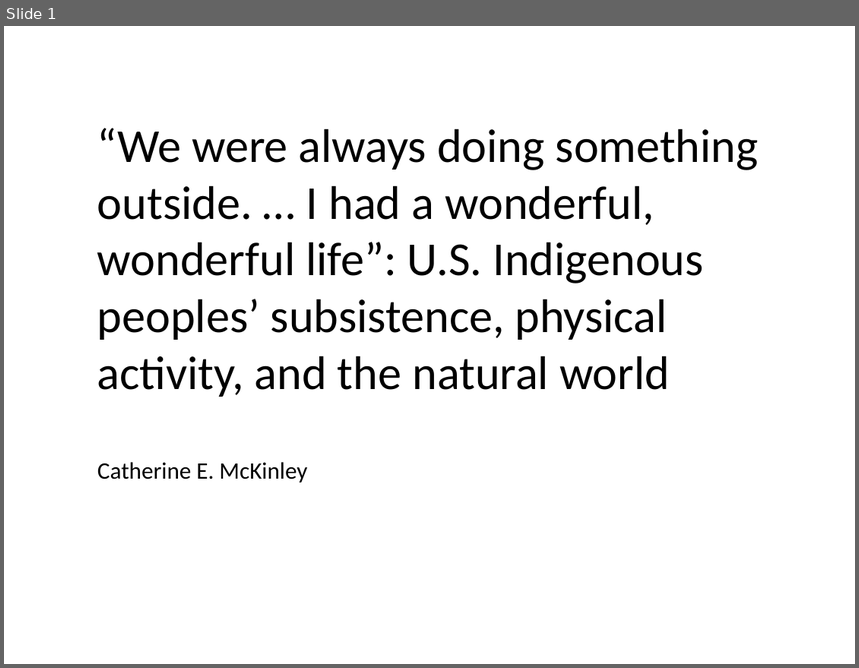
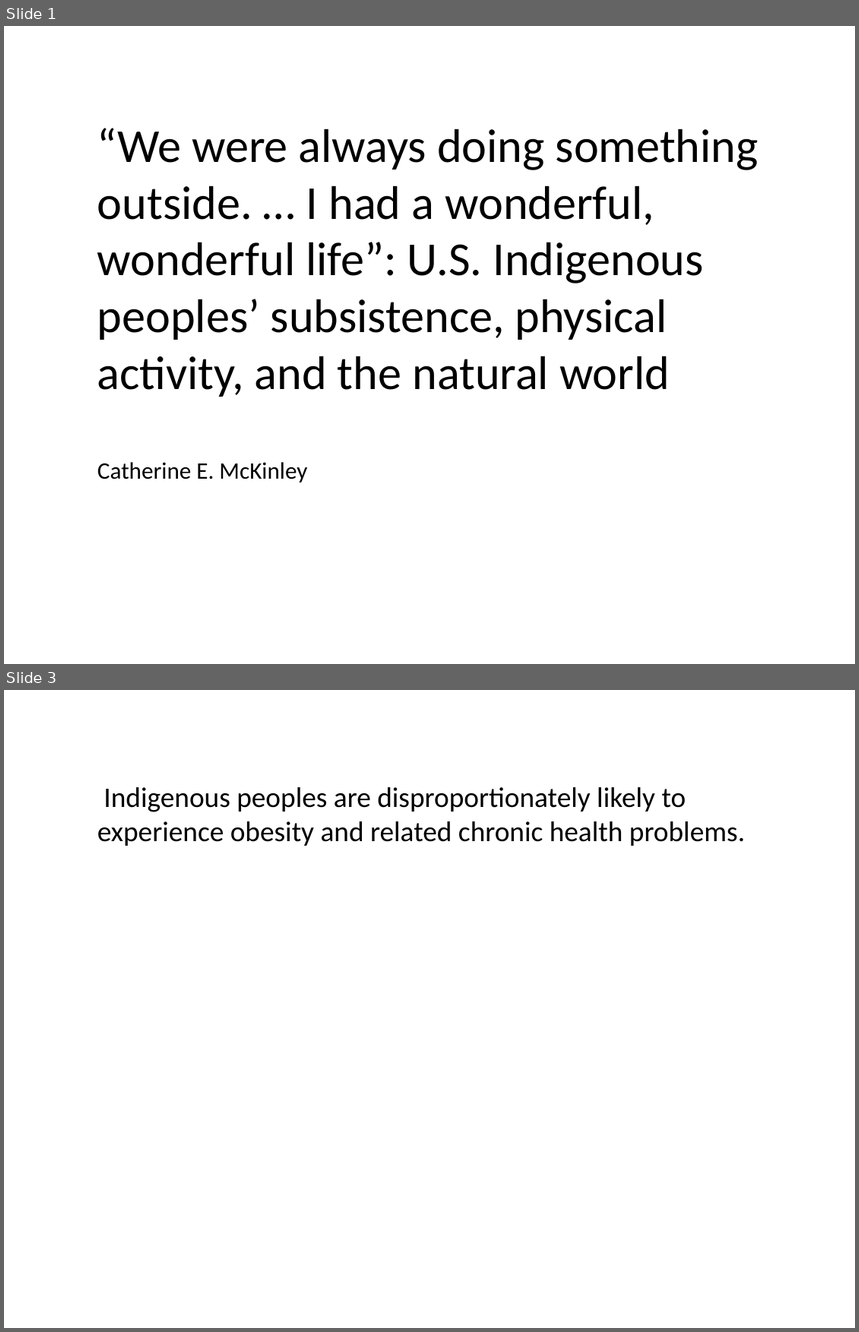
Before and after one commit to Xiaoyany88/INTUITION-Hack, a slide deck: example.pptx. Shown one above the other, each under a label of ours: slide 1 before the commit, slides 1 and 3 after it; the slides between them are not shown. The pictures are 859x668 and 859x1332 pixels, drawn with LibreOffice and Linux fonts; fonts in the diff are those of the drawing. Boxes give left, top, right and bottom in pixels: in the first picture for what was removed or moved away, otherwise in the second. Text is boxed around its words. In the diff, an @@ line names an element or a change of style, - is before the commit and + after.

```diff
--- a/example.pptx
+++ b/example.pptx
@@ slide 3 added at (4,690,855,1328), background #FFFFFF @@
@@ text added at (97,787,745,846), 24 pt, text #000000 @@
+Indigenous peoples are disproportionately likely to experience obesity and related chronic health problems.
```
Also in this commit, not shown: 13 other slides added, 15 other files.
